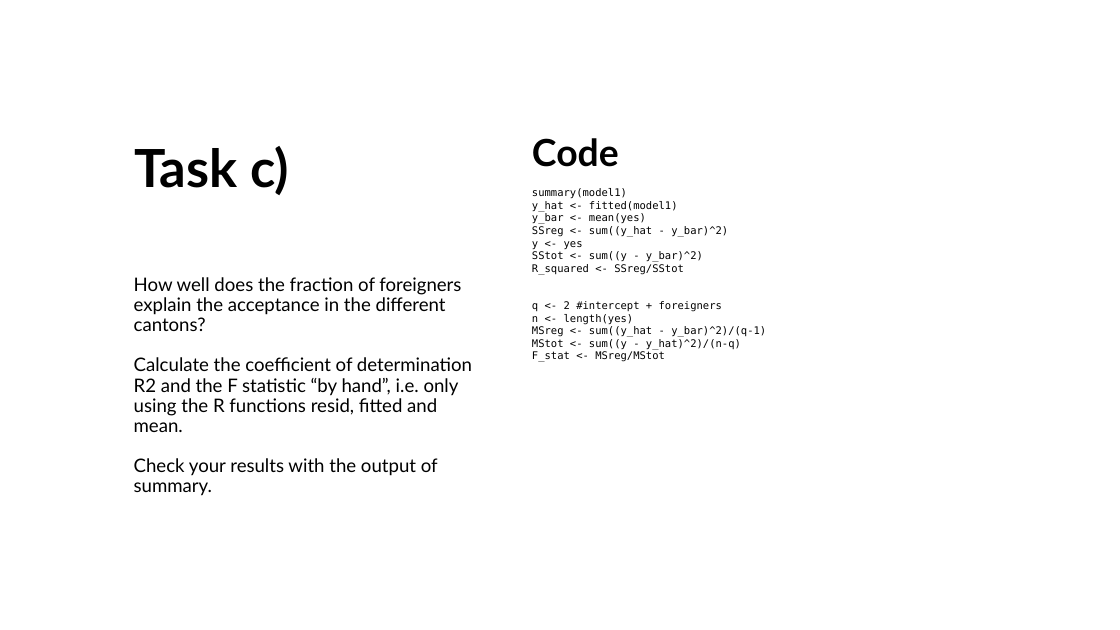
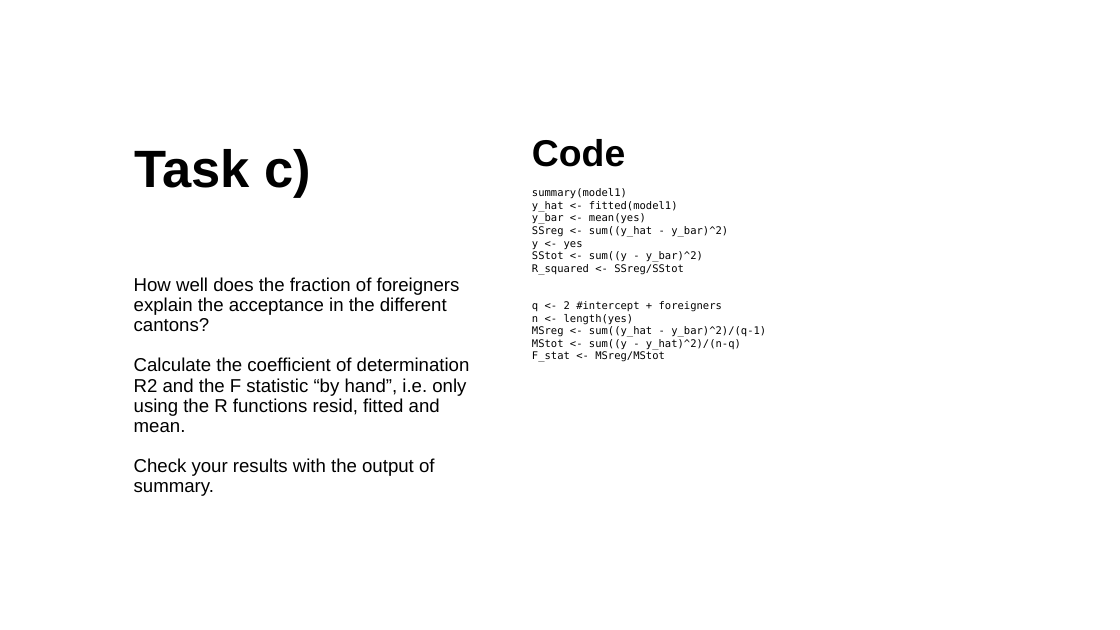
Before and after one commit to michael-jopiti/Group_projects, a slide deck: slide 6 of Ex_5.pptx. Drawn at 1120x630 pixels with LibreOffice and Linux fonts; fonts in the diff are those of the drawing. Boxes give left, top, right and bottom in pixels: in the first picture for what was removed or moved away, otherwise in the second. Text is boxed around its words. In the diff, an @@ line names an element or a change of style, - is before the commit and + after.

```diff
--- a/Ex_5.pptx
+++ b/Ex_5.pptx
@@ title "Task c)" at bbox=[134, 149, 311, 198]: font Lato to Arial @@
@@ text at bbox=[532, 139, 625, 167]: font Lato to Arial in "Code" @@
@@ text "How well does the fraction ..." at bbox=[134, 277, 470, 496]: font Lato to Arial @@
```
Also in this commit, not shown: 5 other slides changed.
